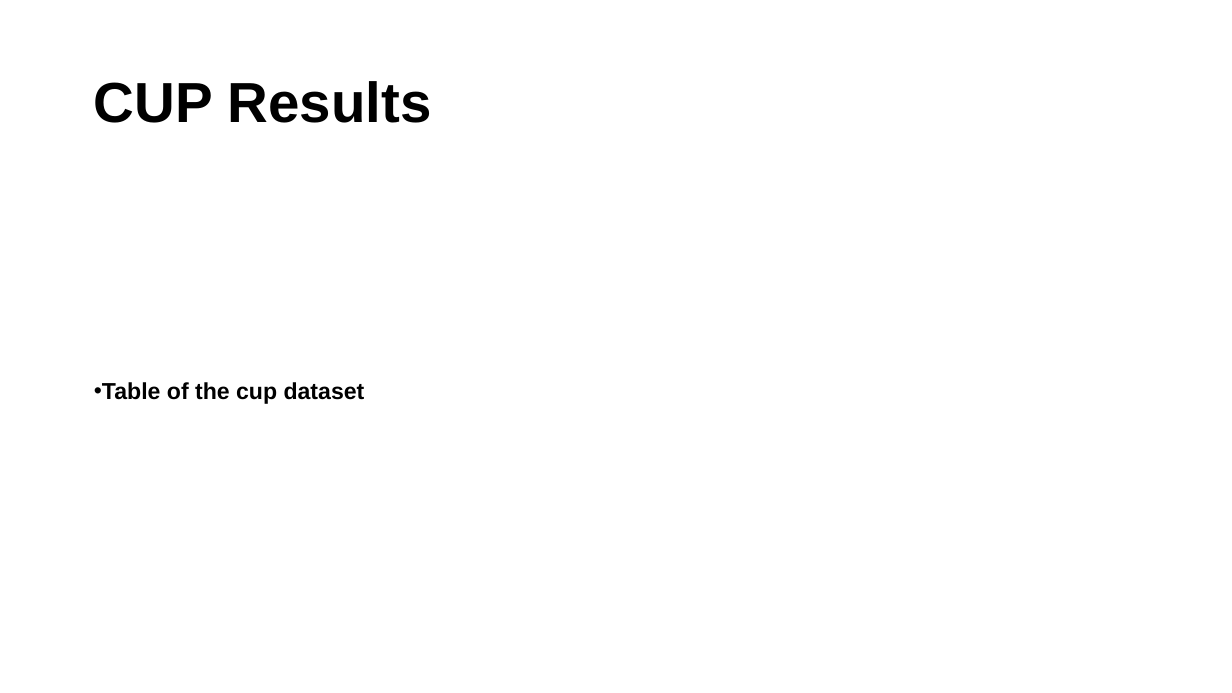
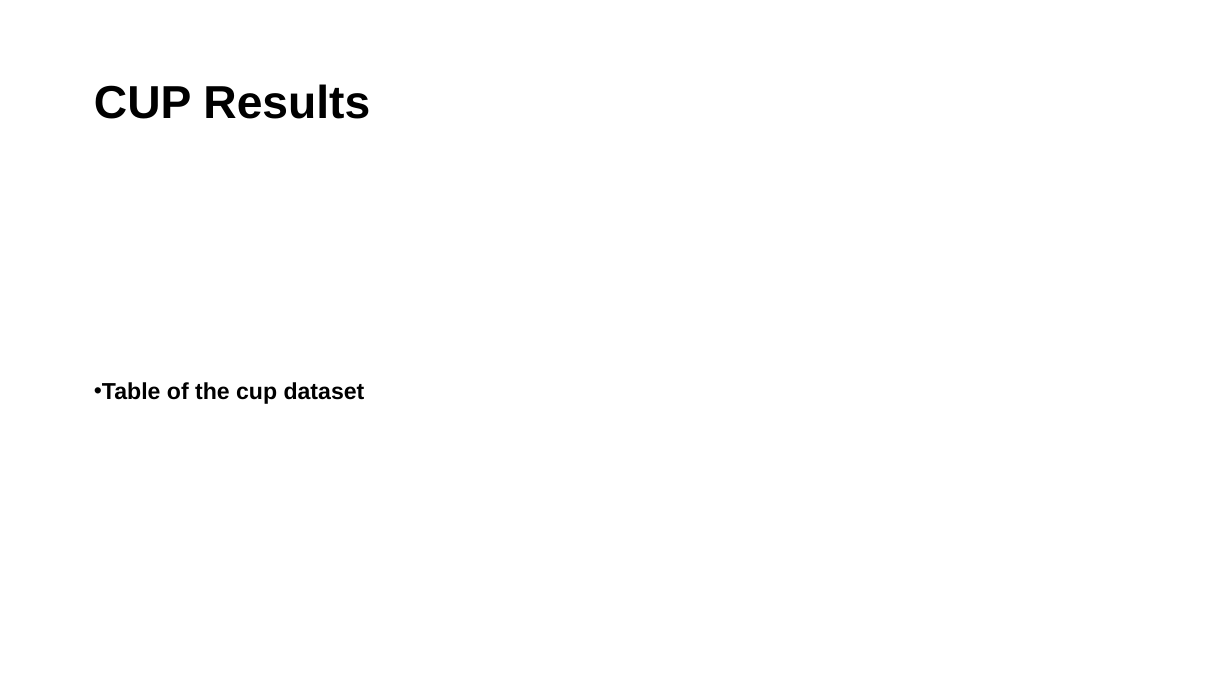
Before and after one commit to Tsion-Ketema/Machine_learning_project_2024, a slide deck: slide 15 of report_slide.pptx. Drawn at 1232x693 pixels with LibreOffice and Linux fonts; fonts in the diff are those of the drawing. Boxes give left, top, right and bottom in pixels: in the first picture for what was removed or moved away, otherwise in the second. Text is boxed around its words. In the diff, an @@ line names an element or a change of style, - is before the commit and + after.

```diff
--- a/report_slide.pptx
+++ b/report_slide.pptx
@@ title "CUP Results" at (x1=94, y1=84, x2=370, y2=119): size 44 to 36 pt @@
```
Also in this commit, not shown: 11 other slides changed, 49 other files.
